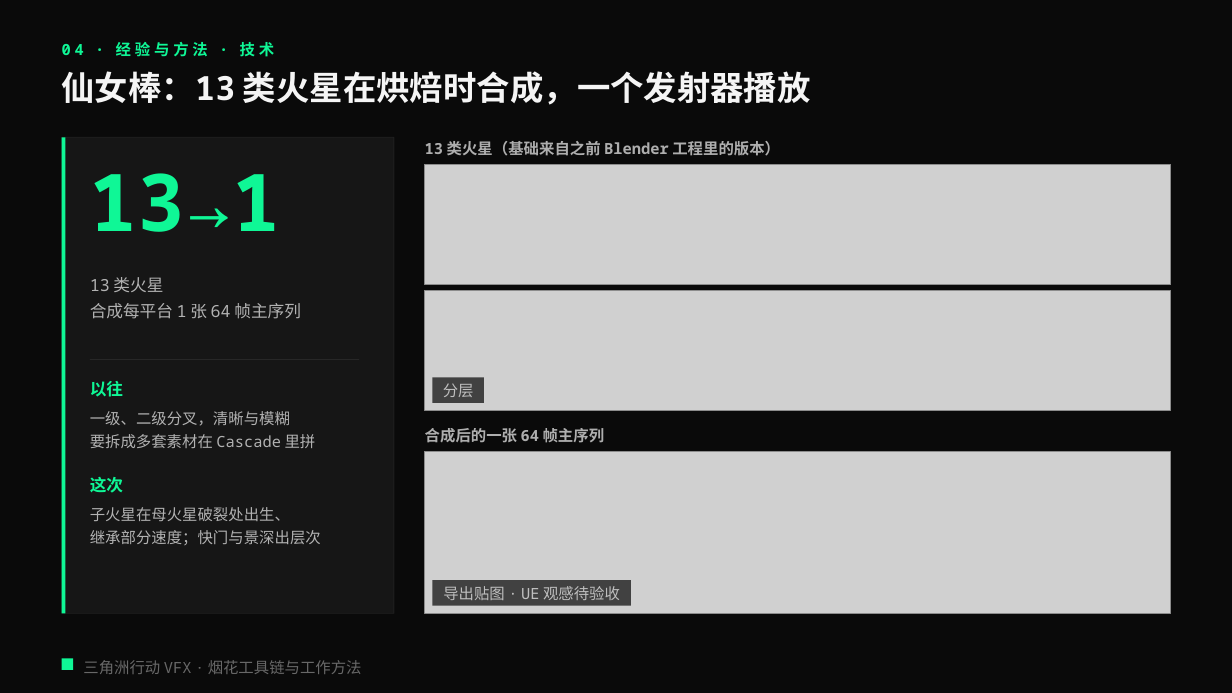
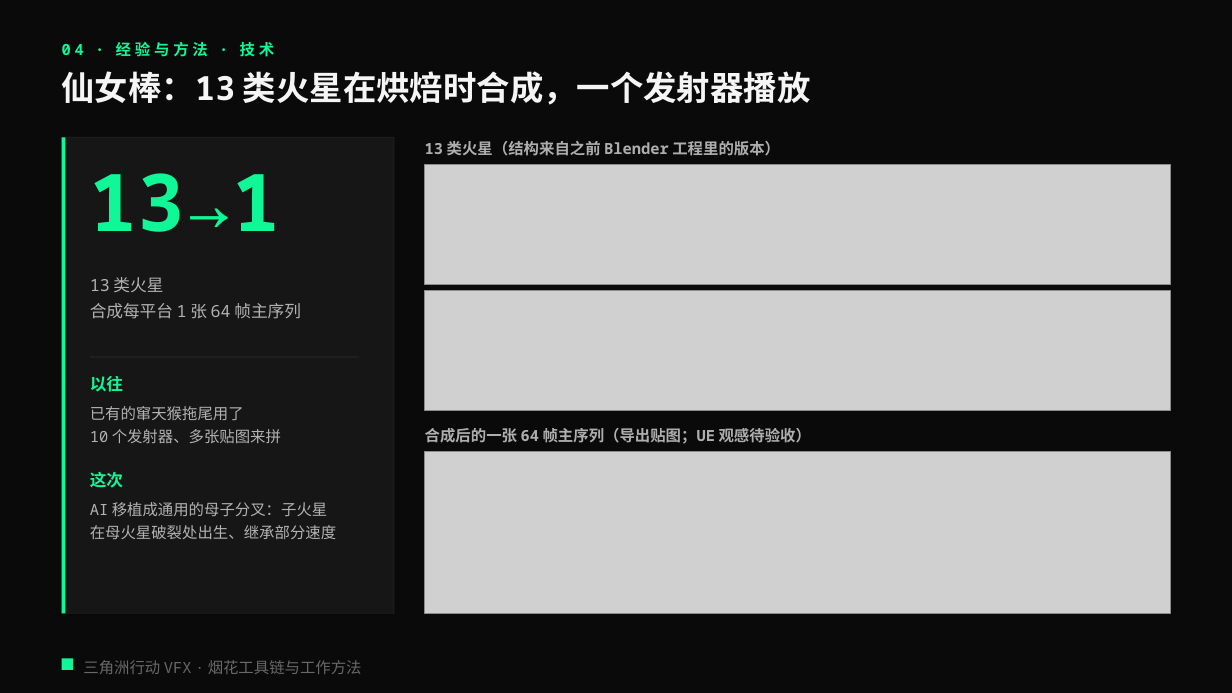
Before and after one commit to loccmaiii-lang/FireWorksLab, a slide deck: slide 19 of 协作/提示词/分享PPT交接_2026-10-29/第三版交付/烟花秀AI全流程_第三版.pptx. Drawn at 1232x693 pixels with LibreOffice and Linux fonts; fonts in the diff are those of the drawing; grey boxes stand for pictures. Boxes give left, top, right and bottom in pixels: in the first picture for what was removed or moved away, otherwise in the second. Text is boxed around its words. In the diff, an @@ line names an element or a change of style, - is before the commit and + after.

```diff
--- a/协作/提示词/分享PPT交接_2026-10-29/第三版交付/烟花秀AI全流程_第三版.pptx
+++ b/协作/提示词/分享PPT交接_2026-10-29/第三版交付/烟花秀AI全流程_第三版.pptx
@@ text at box(425, 141, 780, 156): text changed @@
-13 类火星（基础来自之前 Blender 工程里的版本）
+13 类火星（结构来自之前 Blender 工程里的版本）
@@ text "以往": place and size @@
-text "以往" at box(90, 381, 123, 397)
+text "以往" at box(90, 376, 123, 392)
@@ rectangle removed at box(433, 377, 484, 403) @@
@@ text removed at box(443, 383, 474, 397) @@
-分层
@@ text at box(90, 406, 281, 443): text changed @@
-一级、二级分叉，清晰与模糊
-要拆成多套素材在 Cascade 里拼
+已有的窜天猴拖尾用了
+10 个发射器、多张贴图来拼
@@ text at box(425, 428, 811, 444): text changed @@
-合成后的一张 64 帧主序列
+合成后的一张 64 帧主序列（导出贴图；UE 观感待验收）
@@ text "这次": place and size @@
-text "这次" at box(90, 477, 123, 493)
+text "这次" at box(90, 472, 123, 488)
@@ text at box(90, 502, 336, 539): text changed @@
-子火星在母火星破裂处出生、
-继承部分速度；快门与景深出层次
+AI 移植成通用的母子分叉：子火星
+在母火星破裂处出生、继承部分速度
@@ rectangle removed at box(433, 580, 631, 606) @@
@@ text removed at box(443, 586, 620, 600) @@
-导出贴图 · UE 观感待验收
```
Also in this commit, not shown: 22 other slides changed, 14 other files.
